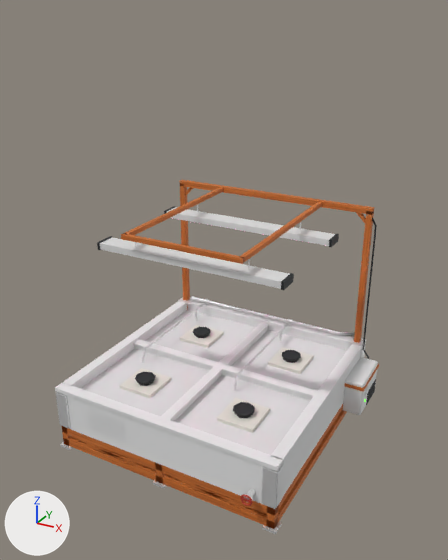
Before and after pictures for a commit that changed the glTF model assets/HydroponicStationLarge.glb.
One viewpoint serves both versions: a 50 mm lens placed at (2.21, -3.95, 3.31), pointed at (0.09, -0.11, 1.39). Arrows for +X, +Y and +Z are at lower left; the lights stay in place. The picture after the commit comes second. Where no turn or scale is listed for an object, it has been applied to the vertices. Vertices at exactly the same position are counted once.

The scene before the commit, as lines of its bpy script (objects in view):
```python
me_mesh_0 = bpy.data.meshes.new('Mesh_0')
me_mesh_0.from_pydata(...)  # 228 vertices, 384 faces; spans x -0.95..1.12, y -0.95..0.95, z 0.02..1.82
me_mesh_0.materials.append(mat_frameorange)  # picture img_image_0
me_mesh_12 = bpy.data.meshes.new('Mesh_12')
me_mesh_12.from_pydata(...)  # a box spanning x -0.714..0.714, y 0.4..0.505, z 1.616..1.628; a box spanning x -0.714..0.714, y -0.505..-0.4, z 1.616..1.628
me_mesh_12.materials.append(mat_growled)  # pale pink #ffe6f2, glowing pink #ff8ccf
me_mesh_4 = bpy.data.meshes.new('Mesh_4')
me_mesh_4.from_pydata([(-0.645, -0.952, 0.462), (-0.645, -0.952, 0.292), (-0.305, -0.952, 0.462), (-0.305, -0.952, 0.292)], [], [(0, 1, 2), (1, 3, 2)])
me_mesh_4.materials.append(mat_plate)  # its picture is missing
me_mesh_8 = bpy.data.meshes.new('Mesh_8')
me_mesh_8.from_pydata(...)  # 371 vertices, 674 faces; spans x -0.77..1.12, y -0.54..1.0, z 0.15..1.77
me_mesh_8.materials.append(mat_dark)  # dark grey #2a2e30
me_mesh_9 = bpy.data.meshes.new('Mesh_9')
me_mesh_9.from_pydata(...)  # 72 vertices, 132 faces; spans x -0.76..1.11, y -0.53..0.89, z 0.12..1.67
me_mesh_9.materials.append(mat_slate)  # its picture is missing
ob_dark = bpy.data.objects.new('Dark', me_mesh_8)
ob_dark.location = (0.0, 0.0, 0.0)
ob_frameorange = bpy.data.objects.new('FrameOrange', me_mesh_0)
ob_frameorange.location = (0.0, 0.0, 0.0)
ob_growled = bpy.data.objects.new('GrowLED', me_mesh_12)
ob_growled.location = (0.0, 0.0, 0.0)
ob_plate = bpy.data.objects.new('Plate', me_mesh_4)
ob_plate.location = (0.0, 0.0, 0.0)
ob_slate = bpy.data.objects.new('Slate', me_mesh_9)
ob_slate.location = (0.0, 0.0, 0.0)
# also in view: 'Steel' at (0.07, -0.02, 0.89); 'RimGrey' at (0.0, 0.0, 0.54); 'Raft' at (0.0, 0.0, 0.48); 'TubGrey' at (0.0, 0.0, 0.37); 'Water' at (0.0, 0.0, 0.47)
```
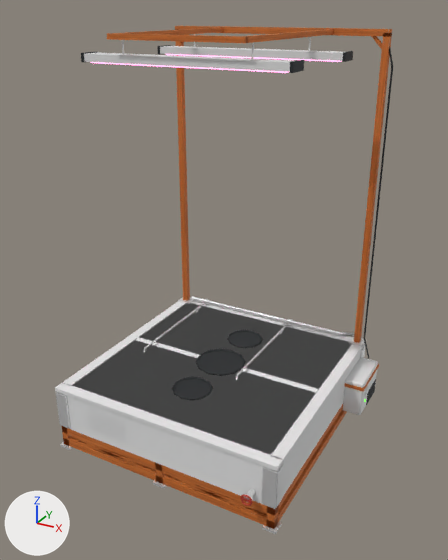
The change, as a list of edits to the scene's bpy script:
```text
Change me_mesh_0:
    remove me_mesh_0.from_pydata(...)  # 228 vertices, 384 faces; spans x -0.95..1.12, y -0.95..0.95, z 0.02..1.82
    add me_mesh_0.from_pydata(...)  # 228 vertices, 384 faces; spans x -0.95..1.12, y -0.95..0.95, z 0.02..3.16
    me_mesh_0 part 1: the loose piece of 8 vertices spanning x 0.78..0.89, y 0.89..0.91, z 1.67..1.78 is moved by (0.0, 0.0, 1.35)
    me_mesh_0 part 2: the loose piece of 8 vertices spanning x -0.93..0.93, y 0.88..0.93, z 1.76..1.82 is moved by (0.0, 0.0, 1.35)
    me_mesh_0 part 3: the loose piece of 8 vertices spanning x -0.49..-0.46, y -0.57..0.9, z 1.77..1.81 is moved by (0.0, 0.0, 1.35)
    me_mesh_0 part 4: the loose piece of 8 vertices spanning x 0.46..0.49, y -0.57..0.9, z 1.77..1.81 is moved by (0.0, 0.0, 1.35)
    me_mesh_0 part 5: the loose piece of 8 vertices spanning x -0.49..0.49, y -0.59..-0.56, z 1.77..1.81 is moved by (0.0, 0.0, 1.35)
    me_mesh_0 part 6: 4 of 228 vertices moved; they spanned x -0.93..-0.88, y 0.88..0.93, z 1.79 and now span x -0.93..-0.88, y 0.88..0.93, z 3.14; mean shift (0.0, 0.0, 1.35); largest move (-0.88, 0.88, 1.79) -> (-0.88, 0.88, 3.14)
    me_mesh_0 part 7: 4 of 228 vertices moved; they spanned x 0.88..0.93, y 0.88..0.93, z 1.79 and now span x 0.88..0.93, y 0.88..0.93, z 3.14; mean shift (0.0, 0.0, 1.35); largest move (0.93, 0.88, 1.79) -> (0.93, 0.88, 3.14)
    other edits to the shape of me_mesh_0 do not show in these pictures
Change me_mesh_8:
    remove me_mesh_8.from_pydata(...)  # 371 vertices, 674 faces; spans x -0.77..1.12, y -0.54..1.0, z 0.15..1.77
    add me_mesh_8.from_pydata(...)  # 179 vertices, 306 faces; spans x -0.77..1.12, y -0.53..1.0, z 0.15..3.12
    me_mesh_8 part 10: the loose piece of 8 vertices spanning x -0.77..-0.75, y 0.37..0.53, z 1.62..1.68 is moved by (0.0, 0.0, 1.35)
    me_mesh_8 part 11: the loose piece of 8 vertices spanning x 0.75..0.77, y 0.37..0.53, z 1.62..1.68 is moved by (0.0, 0.0, 1.35)
    me_mesh_8 part 12: the loose piece of 8 vertices spanning x -0.77..-0.75, y -0.53..-0.37, z 1.62..1.68 is moved by (0.0, 0.0, 1.35)
    me_mesh_8 part 13: the loose piece of 8 vertices spanning x 0.75..0.77, y -0.53..-0.37, z 1.62..1.68 is moved by (0.0, 0.0, 1.35)
    me_mesh_8 part 14: 8 loose pieces with 192 vertices, spanning x -0.54..0.54, y -0.54..0.54, z 0.49..0.54, are deleted
    me_mesh_8 part 15: 30 vertices moved from x 0.95..0.97, y 0.89..0.91, z 0.51..1.09 to x 0.95..0.97, y 0.89..0.91, z 0.62..1.77; 30 vertices removed from x 0.89..0.97, y 0.89..0.91, z 1.21..1.77; 30 vertices added at x 0.89..0.97, y 0.89..0.91, z 1.99..3.12
Change me_mesh_9:
    remove me_mesh_9.from_pydata(...)  # 72 vertices, 132 faces; spans x -0.76..1.11, y -0.53..0.89, z 0.12..1.67
    add me_mesh_9.from_pydata(...)  # 72 vertices, 132 faces; spans x -0.76..1.11, y -0.53..0.89, z 0.12..3.03
    me_mesh_9 part 8: the loose piece of 8 vertices spanning x -0.76..0.76, y 0.38..0.53, z 1.62..1.67 is moved by (0.0, 0.0, 1.35)
    me_mesh_9 part 9: the loose piece of 8 vertices spanning x -0.76..0.76, y -0.53..-0.38, z 1.62..1.67 is moved by (0.0, 0.0, 1.35)
Change me_mesh_12:
    remove me_mesh_12.from_pydata(...)  # 16 vertices, 24 faces; spans x -0.714..0.714, y -0.505..0.505, z 1.616..1.628
    add me_mesh_12.from_pydata(...)  # 16 vertices, 24 faces; spans x -0.714..0.714, y -0.505..0.505, z 2.966..2.978
    me_mesh_12 part 16: the whole mesh is moved by (0.0, 0.0, 1.35)
Add ob_dark_003:
    ob_dark_003 = bpy.data.objects.new('Dark.003', me_mesh_15)  # 75 vertices, 132 faces; spans x -0.212..0.212, y -0.212..0.212, z 0.515..0.587; in mat_dark (dark grey #2a2e30)
    ob_dark_003.location = (0.0, 0.0, 0.0)
Add ob_rimgrey_002:
    ob_rimgrey_002 = bpy.data.objects.new('RimGrey.002', me_mesh_14)  # a box spanning x -0.86..0.86, y -0.86..0.86, z 0.54..0.56; in mat_rimgrey (its picture is missing)
    ob_rimgrey_002.location = (0.0, 0.0, 0.0)
Add ob_dark_002:
    ob_dark_002 = bpy.data.objects.new('Dark.002', me_mesh_13)  # 140 vertices, 264 faces; spans x -0.162..0.162, y -0.614..0.614, z 0.515..0.587; in mat_dark (dark grey #2a2e30)
    ob_dark_002.location = (0.0, 0.0, 0.0)
Add ob_rimgrey_001:
    ob_rimgrey_001 = bpy.data.objects.new('RimGrey.001', me_mesh_12_1)  # a box spanning x -0.86..0.86, y 0.03..0.86, z 0.54..0.56; a box spanning x -0.86..0.86, y -0.86..-0.03, z 0.54..0.56; in mat_rimgrey (its picture is missing)
    ob_rimgrey_001.location = (0.0, 0.0, 0.0)
```

Boxes [x1, y1, x2, y2] around the edits, measured in the pictures (448 x 560 px; the box of a moved part takes in the faces that stretch with it):
'FrameOrange', reshaped (44% taller)
    before: [62, 180, 379, 529]
    after: [62, 26, 392, 529]
'RimGrey.002', added
    after: [73, 303, 352, 455]
'Slate', reshaped (77% taller)
    before: [100, 207, 378, 415]
    after: [84, 46, 378, 415]
'RimGrey.001', added
    after: [72, 304, 350, 454]
'Dark', reshaped (11% wider, 69% taller)
    before: [97, 206, 377, 418]
    after: [81, 45, 393, 405]
'Dark.002', added
    after: [172, 330, 263, 400]
'Dark.003', added
    after: [196, 349, 246, 376]
'GrowLED', moved (not visible before)
    after: [91, 54, 340, 73]
part 1 of me_mesh_0, moved or reshaped
    before: [356, 212, 366, 223]
    after: [371, 36, 382, 49]
part 2 of me_mesh_0, moved or reshaped
    before: [180, 180, 374, 215]
    after: [175, 26, 392, 37]
part 3 of me_mesh_0, moved or reshaped
    before: [125, 188, 223, 235]
    after: [118, 28, 223, 35]
part 4 of me_mesh_0, moved or reshaped
    before: [240, 202, 322, 261]
    after: [246, 29, 333, 43]
part 5 of me_mesh_0, moved or reshaped
    before: [121, 233, 245, 264]
    after: [107, 33, 248, 43]
part 6 of me_mesh_0, moved or reshaped
    before: [180, 184, 190, 310]
    after: [175, 29, 190, 300]
part 7 of me_mesh_0, moved or reshaped
    before: [354, 211, 374, 343]
    after: [354, 33, 392, 343]
part 8 of me_mesh_9, moved or reshaped
    before: [166, 207, 335, 246]
    after: [160, 46, 343, 61]
part 9 of me_mesh_9, moved or reshaped
    before: [100, 237, 289, 289]
    after: [84, 52, 296, 72]
part 10 of me_mesh_8, moved or reshaped
    before: [164, 206, 175, 214]
    after: [157, 45, 171, 54]
part 11 of me_mesh_8, moved or reshaped
    before: [329, 234, 339, 247]
    after: [342, 51, 353, 62]
part 12 of me_mesh_8, moved or reshaped
    before: [97, 236, 112, 250]
    after: [81, 52, 97, 62]
part 13 of me_mesh_8, moved or reshaped
    before: [281, 273, 294, 290]
    after: [290, 60, 304, 73]
part 14 of me_mesh_8, deleted
    before: [135, 327, 301, 418]
part 15 of me_mesh_8, moved or reshaped
    before: [363, 217, 377, 359]
    after: [364, 47, 393, 359]
'Water', unchanged, covered by the edit
    before: [81, 310, 347, 455]
'Raft', unchanged, covered by the edit
    before: [120, 325, 313, 433]
